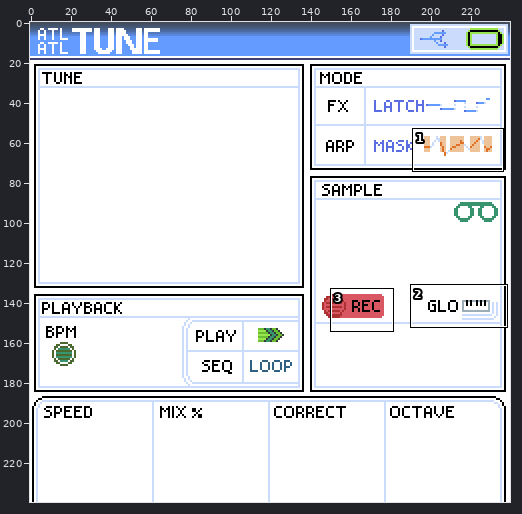
File history of a pixel-art file, assets/atl-atl-ui.aseprite. The picture above shows the old version from afar; the outline marks the close-up.
Close-up. Before the commit:
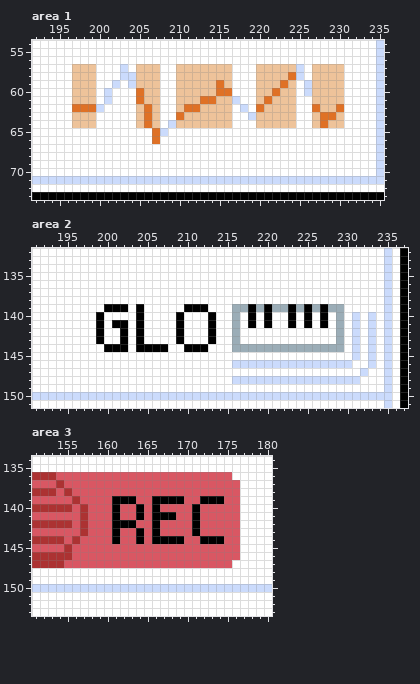
240x240 pixels, 1 frame. Shown: area 1: x 192..235, y 54..73; area 2: x 191..237, y 132..151; area 3: x 151..180, y 134..153. The commit also changed other parts of the picture, which this record leaves out.
Now the later version:
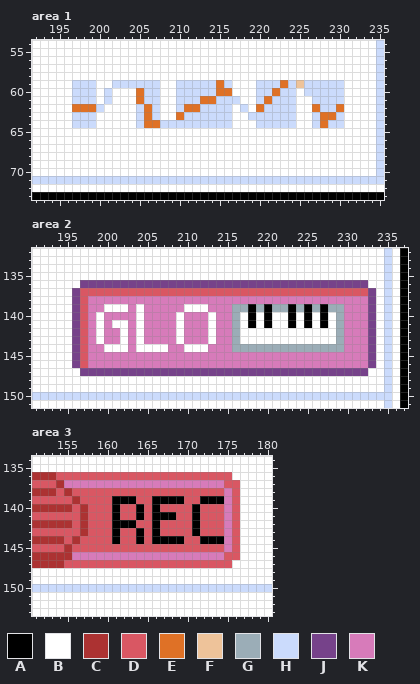
Palette (. is transparent): A #000000  B #ffffff  C #ac3232  D #d95763  E #df7126  F #eec39a  G #9badb7  H #cbdbfc  J #76428a  K #d77bba
The edit:
Area 1, layers "Layer 1", "Background":
Colour E gives way to colour B in row 58 at x 224; in rows 65 to 66 at x 207.
Colour F gives way to colour B in row 57 at x 197 to 199, 205 to 207, 210 to 216, 220 to 224 and 227 to 230; in row 58 at x 197 to 199, 205 to 207, 210 to 216, 220 to 223 and 227 to 230.
Colour H gives way to colour B in row 57 at x 203 and 225; in row 58 at x 203 to 204 and 225; in row 65 at x 208.
Colour F gives way to colour E in row 64 at x 207.
Colour B gives way to colour F in row 59 at x 225.
Colour B gives way to colour H in row 59 at x 203; in row 64 at x 208.
Colour F gives way to colour H in row 59 at x 197 to 199, 205 to 207, 210 to 214, 216, 220 to 222, 224 and 227 to 230; in row 60 at x 197 to 199, 206 to 207, 210 to 214, 220 to 221, 223 to 224 and 227 to 230; in row 61 at x 197 to 199, 206 to 207, 210 to 212, 215 to 216, 220, 222 to 224 and 227 to 230; in row 62 at x 205, 207, 210, 213 to 216, 221 to 224 and 228 to 229; in row 63 at x 197 to 199, 205, 207, 211 to 216, 220 to 224, 227 and 230; in row 64 at x 197 to 199, 205, 210 to 216, 220 to 224, 227 and 229 to 230.
Area 2, layer "Layer 1":
Colour A gives way to colour B in row 139 at x 200 to 202, 204 and 210 to 212; in row 140 at x 199, 204, 209 and 213; in row 141 at x 199, 201 to 202, 204, 209 and 213; in rows 142 to 143 at x 199, 202, 204, 209 and 213; in row 144 at x 200 to 202, 204 to 207 and 210 to 212.
Colour H gives way to colour B in row 148 at x 216 to 231.
Colour B gives way to colour D in row 137 at x 197 to 232; in rows 138 to 146 at x 197.
Colour B gives way to colour J in row 136 at x 197 to 232; in rows 137 to 139 at x 196 and 233; in rows 140 to 146 at x 196; in row 147 at x 197 to 231.
Colour H gives way to colour J in rows 140 to 146 at x 233; in row 147 at x 232.
Colour B gives way to colour K in row 138 at x 198 to 232; in row 139 at x 198 to 199, 203, 205 to 209, 213 to 215 and 230 to 232; in row 140 at x 198, 200 to 203, 205 to 208, 210 to 212, 214 to 215, 230 and 232; in row 141 at x 198, 200, 203, 205 to 208, 210 to 212, 214 to 215, 230 and 232; in rows 142 to 143 at x 198, 200 to 201, 203, 205 to 208, 210 to 212, 214 to 215, 230 and 232; in row 144 at x 198 to 199, 203, 208 to 209, 213 to 215, 230 and 232.
Colour B gives way to colour K in row 145 at x 198 to 230 and 232; in row 146 at x 198 to 215 and 231 to 232.
Colour H gives way to colour K in rows 140 to 145 at x 231; in row 146 at x 216 to 230.
Area 3, layer "Layer 1":
Colour D gives way to colour K in row 137 at x 155 to 174; in rows 138 to 145 at x 175; in row 146 at x 156 to 174.
Changed places in both close-ups, as pixel boxes (x1, y1, x2, y2):
changed: (72, 64, 344, 144)
changed: (72, 280, 376, 384)
changed: (64, 480, 232, 560)
